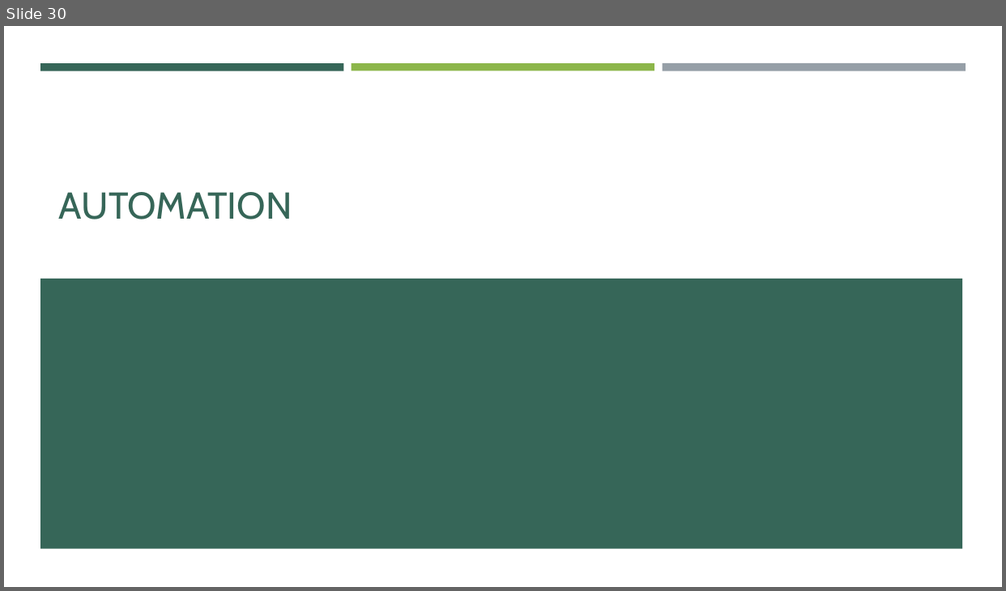
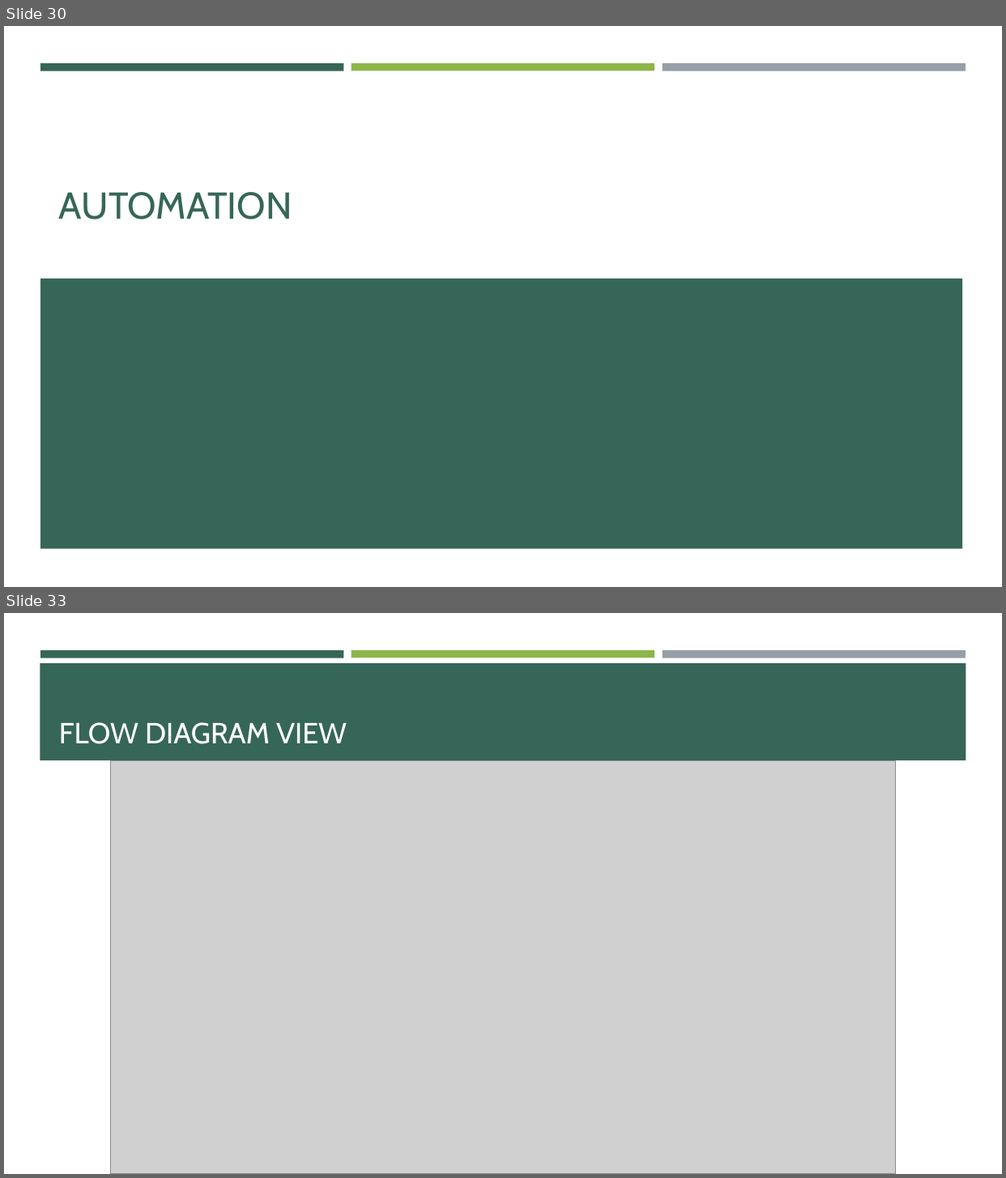
Before and after one commit to e-m-wilson/SNOW, a slide deck: Week_5/Self_Service_&_Automation.pptx. Shown one above the other, each under a label of ours: slide 30 before the commit, slides 30 and 33 after it; the slides between them are not shown. The pictures are 1006x591 and 1006x1178 pixels, drawn with LibreOffice and Linux fonts; fonts in the diff are those of the drawing; grey boxes stand for pictures. Boxes give left, top, right and bottom in pixels: in the first picture for what was removed or moved away, otherwise in the second. Text is boxed around its words. In the diff, an @@ line names an element or a change of style, - is before the commit and + after.

```diff
--- a/Week_5/Self_Service_&_Automation.pptx
+++ b/Week_5/Self_Service_&_Automation.pptx
@@ slide 33 added at [4, 613, 1002, 1174], background #FFFFFF; not listed: 3 template elements that a slide beside it also shows @@
@@ rectangle added at [40, 663, 966, 760], fill #366658 @@
@@ title added at [59, 722, 347, 744], 28 pt, text #FFFFFF @@
+FLOW DIAGRAM VIEW
@@ picture added at [110, 761, 896, 1174] @@
```
Also in this commit, not shown: 1 slide changed, 11 other slides added, 1 slide removed.
